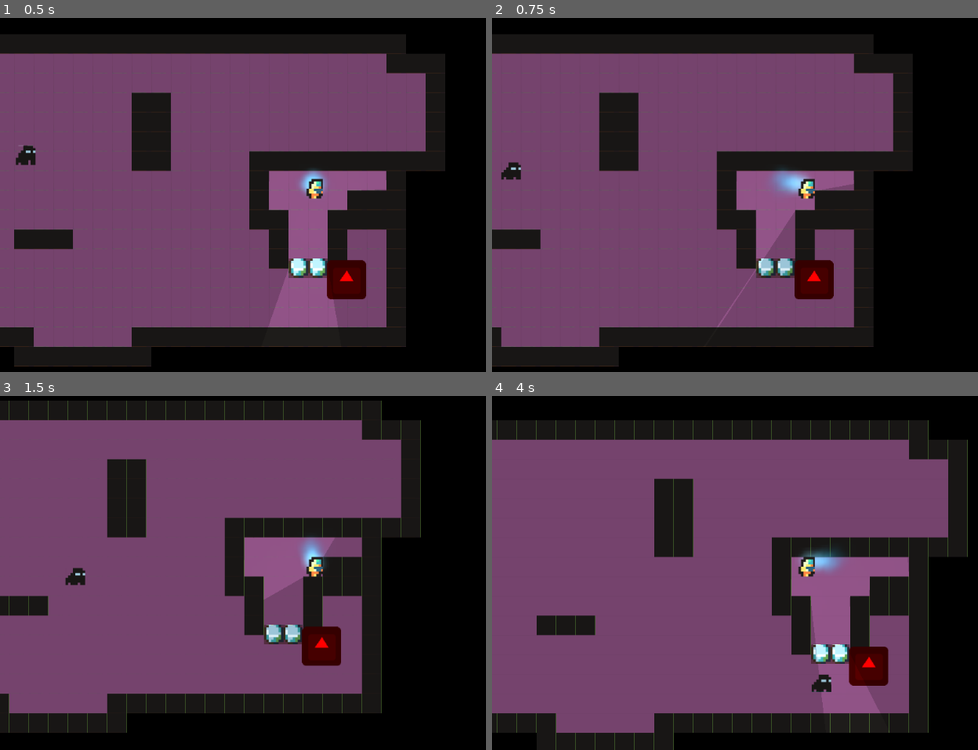
Above: before the commit, frames 1-4 (two rows, left to right).
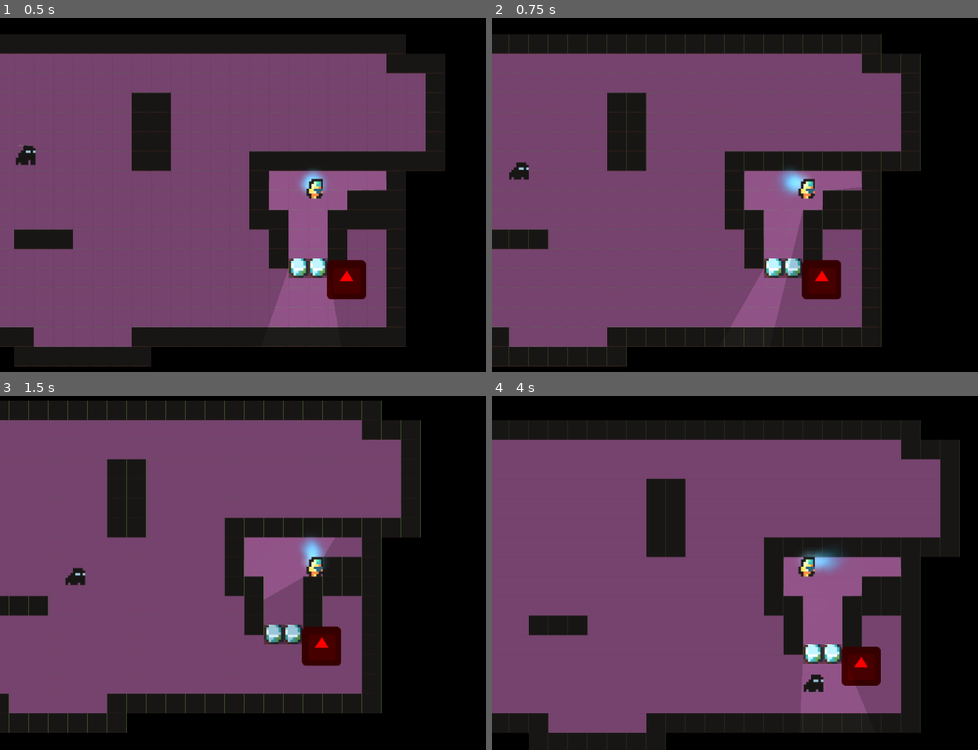
Above: after the commit, the same moments.

Repository: MxAshUp/godot-wild-jam-2
Game: Godot game, scene res://PrototypeScenes/GameplayIntegration/AFullStage.tscn
The game is run twice, just before and just after one commit, with the same random seed, the same clock (stepped at 60 frames per second) and the same inputs. This scene is started directly instead of the project's main scene. The engine's default icon, where the game draws it, is replaced by a stand-in: a white triangle on a blue panel in a dark square.
Inputs:
- Up to frame 1 (0.5 s): no input
- Up to frame 2 (0.75 s): hold Right (ui_right) from 0.53 s (still down); tap Ctrl (interact) at 0.6 s
- Up to frame 3 (1.5 s): tap Space (jump) at 0.77 s; release Right (ui_right) at 1.28 s; hold Down (ui_down) from 1.28 s (still down); tap Ctrl (interact) at 1.35 s
- Up to frame 4 (4 s): tap Space (jump) at 1.52, 3.02, 3.77 s; release Down (ui_down) at 2.03 s; hold Right (ui_right) 2.03-2.78 s; tap Ctrl (interact) at 2.1, 2.85, 3.6 s; hold Up (ui_up) 2.78-3.53 s; hold Left (ui_left) from 3.53 s (still down)

Frame 1 is identical in both runs. In frame 2, 6.8% of the frame differs, in the area x 1-89%, y 4-99%; in frame 3, less than 0.1%; in frame 4, 5.9%.
Error in both runs: Invalid call. Nonexistent function 'get_signal_list' in base 'Nil'. (res://LevelComponents/Hostage.gd:151)

Commit message:
Changed hostage movement physics

Diff:
--- a/LevelComponents/Hostage.gd
+++ b/LevelComponents/Hostage.gd
@@ -1,26 +1,42 @@
 tool
 extends "Jumpable.gd"
 
-export var run_speed = 200
 
 signal rescued #When the hostage is rescued, this gets emitted.
 signal hostage_caught
 
+var velocity : Vector2 = Vector2()
+const MAX_SPEED = 200
+const ACCELERATION = 1400
+const FRICTION = 1500
 
 func _process( delta ):
 
 	$SpiritParticles.emitting = being_controlled
 
+	var move : Vector2 = Vector2( 0,0 )
+
 	if being_controlled :
 	#Get WASD movement
-		var move : Vector2 = Vector2( 0,0 )
 		move.x += int( Input.is_action_pressed( "ui_right" ) )
 		move.x += -int( Input.is_action_pressed( "ui_left" ) )
 		move.y += int( Input.is_action_pressed( "ui_down" ) )
 		move.y += -int( Input.is_action_pressed( "ui_up" ) )
 		move = move.clamped( 1 )
 
-		move_and_slide( move * run_speed )
+	if move.length() > 0:
+		velocity += move * ACCELERATION * delta
+	else:
+		var speed = velocity.length()
+		speed -= FRICTION * delta
+		speed = max(0, speed)
+		velocity = velocity.normalized() * speed
+
+	if velocity.length() > MAX_SPEED:
+		velocity = velocity.normalized() * MAX_SPEED
+
+	velocity = move_and_slide(velocity)
+
 
 
 func _ready():
@@ -32,7 +48,7 @@
 
 
 func rescued():
-	#Begin playing animations and victory sounds etc.
+	# Begin playing animations and victory sounds etc.
 	pass
 
 
--- a/LevelComponents/Hostage.tscn
+++ b/LevelComponents/Hostage.tscn
@@ -19,7 +19,6 @@
 _sections_unfolded = [ "Collision" ]
 jump_radius = 100
 being_controlled = false
-run_speed = 200
 
 [node name="SpiritParticles" parent="." instance=ExtResource( 2 )]
 emitting = false
